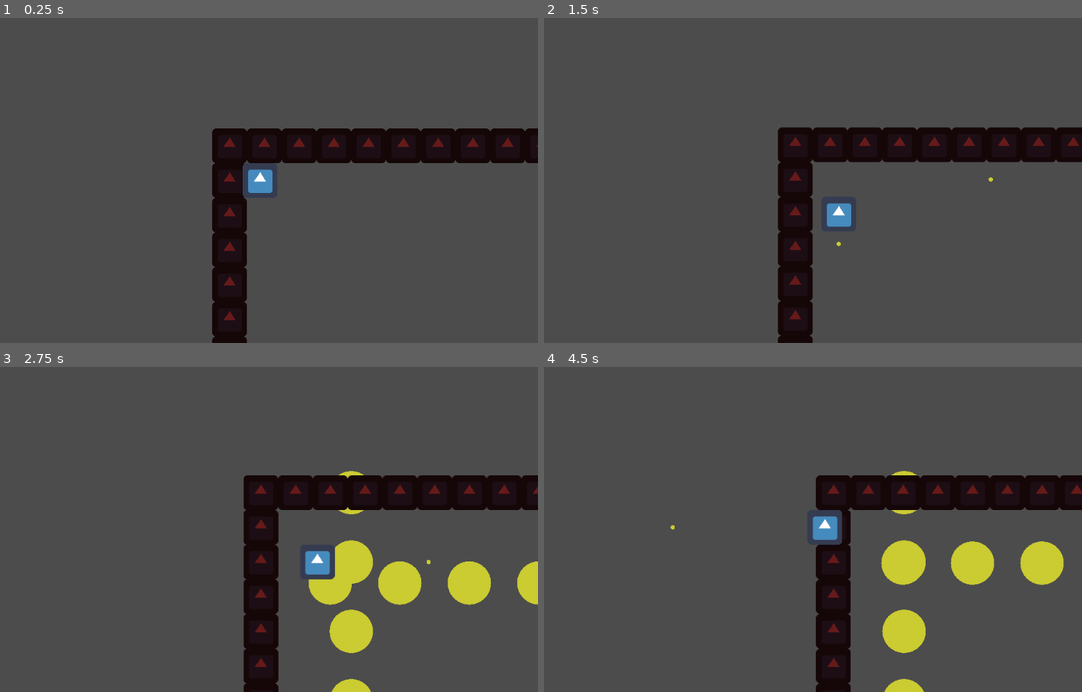
Above: before the commit, frames 1-4 (two rows, left to right).
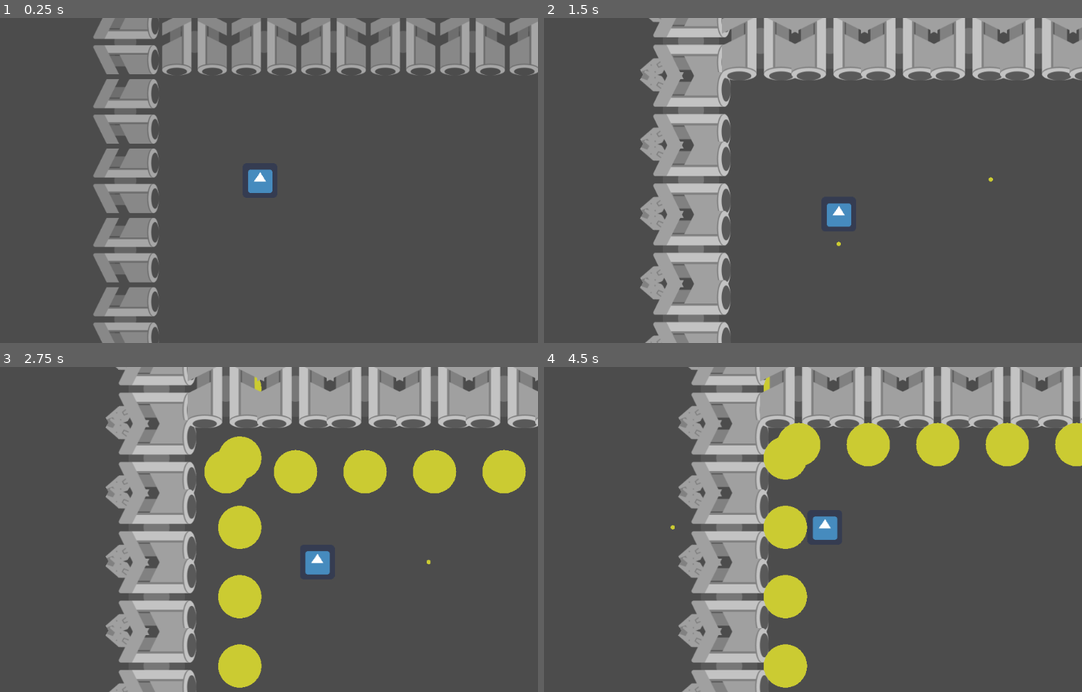
Above: after the commit, the same moments.

Repository: SubSage/RE-STICK-TED
Game: Godot game, scene res://Game.tscn
Two runs of this game, one before a commit and one after it. Both use one fixed random seed, a clock stepped at 60 frames per second and the inputs below. The engine's default icon, where the game draws it, is replaced by a stand-in: a white triangle on a blue panel in a dark square.
Inputs (mouse positions are in pixels of both pictures, inside the frame that each line leads up to):
- Up to frame 1 (0.25 s): no input
- Up to frame 2 (1.5 s): move the mouse to (925, 164) at 0.52 s; hold Right (ui_right) 0.53-1.28 s; move the mouse to (694, 196) at 1.27 s; hold Down (ui_down) from 1.28 s (still down)
- Up to frame 3 (2.75 s): move the mouse to (317, 458) at 2.02 s; release Down (ui_down) at 2.03 s; hold Right (ui_right) from 2.03 s (still down)
- Up to frame 4 (4.5 s): move the mouse to (775, 594) at 2.77 s; release Right (ui_right) at 2.78 s; hold Up (ui_up) 2.78-3.53 s; move the mouse to (969, 578) at 3.52 s; hold Left (ui_left) from 3.53 s (still down); move the mouse to (635, 480) at 4.27 s

The runs differ from the first frame. In frame 1, 28% of the frame differs, in the area x 17-100%, y 0-100%; in frame 2, 33%; in frame 3, 41%, in the area x 19-100%, y 0-100%; in frame 4, 41%.

Commit message:
Tweaked music file
Mostly general testing done to get desing paradigm down

Diff:
--- a/Game.tscn
+++ b/Game.tscn
@@ -2,13 +2,17 @@
 
 [ext_resource path="res://World.tscn" type="PackedScene" id=1]
 [ext_resource path="res://Player.tscn" type="PackedScene" id=2]
-[ext_resource path="res://assets/audio/GMTK 2018 industrial electro v1.wav" type="AudioStream" id=3]
+[ext_resource path="res://assets/audio/GMTK 2018 industrial electro v2.wav" type="AudioStream" id=3]
 
-[node name="Game" type="Node"]
+[node name="Game" type="Node" index="0"]
 
 [node name="World" parent="." index="0" instance=ExtResource( 1 )]
 
+t = 0
+
 [node name="Player" parent="." index="1" instance=ExtResource( 2 )]
+
+position = Vector2( 256, 256 )
 
 [node name="AudioStreamPlayer" type="AudioStreamPlayer" parent="." index="2"]
 
--- a/Panel.gd
+++ b/Panel.gd
@@ -2,13 +2,18 @@
 
 var Bullet = preload("res://Bullet.tscn")
 var direction = Vector2(0,0)
+var Turret = preload("res://Scenes/turretStandard.tscn")
 
 func _ready():
 	# Called when the node is added to the scene for the first time.
 	# Initialization here
+	var t = Turret.instance()
+	t.get_node("AnimationPlayer").play("spawned")
+	add_child(t)
 	pass
 
 func _physics_process(delta):
+	get_node("RayCast2D").cast_to=direction*1000
 	if get_node("RayCast2D").is_colliding():
 		var collider = get_node("RayCast2D").get_collider()
 		print(collider.name)
@@ -31,11 +36,10 @@
 func _on_Timer_timeout():
 	var b = Bullet.instance()
 	b.direction=direction
-	b.position=self.position
 	b.speed=200
 	b.size=40
-	b.get_node("Timer").wait_time=15
+	b.get_node("Timer").wait_time=2
 	$Timer.start()
 	add_child(b)
-	print("hello?")
+	get_node("turretStandard/AnimationPlayer").play("fire")
 	pass # replace with function body
--- a/Panel.tscn
+++ b/Panel.tscn
@@ -38,7 +38,7 @@
 [node name="Timer" type="Timer" parent="." index="2"]
 
 process_mode = 1
-wait_time = 1.92
+wait_time = 2.0
 one_shot = false
 autostart = true
 
--- a/Scenes/turretStandard.tscn
+++ b/Scenes/turretStandard.tscn
@@ -328,7 +328,9 @@
 "values": [ Vector2( 13, 0 ), Vector2( 13, 0 ), Vector2( 13, 0 ), Vector2( 36, 0 ) ]
 }
 
-[node name="turretStandard" type="Node" index="0"]
+[node name="turretStandard" type="Node2D"]
+
+_sections_unfolded = [ "Transform" ]
 
 [node name="REF" type="Sprite" parent="." index="0"]
 
@@ -337,7 +339,7 @@
 texture = ExtResource( 1 )
 _sections_unfolded = [ "Visibility" ]
 
-[node name="turret" type="Node" parent="." index="1"]
+[node name="turret" type="Node2D" parent="." index="1"]
 
 [node name="turretContainer" type="Sprite" parent="turret" index="0"]
 
--- a/World.gd
+++ b/World.gd
@@ -1,8 +1,8 @@
 extends Node2D
 
-var grid_size = Vector2(32,16)
-var cell_size = 64
-var t=0
+var grid_size = Vector2(16,24)
+var cell_size = 128
+export var t=0
 var Panels = preload("res://Panel.tscn")
 
 func _ready():
@@ -15,19 +15,23 @@
 				p.position.y=panels2 * cell_size
 				if panels == grid_size.x-1:
 					p.direction=Vector2(-1,0)
+					add_child(p)
+					p.get_node("turretStandard").rotate(deg2rad(180))
 				else:
 					p.direction=Vector2(1,0)
-				add_child(p)
+					add_child(p)
 		else:
 			var p = Panels.instance()
 			p.position.x=panels * cell_size
 			p.direction=Vector2(0,1)
 			add_child(p)
+			p.get_node("turretStandard").rotate(deg2rad(90))
 			var p2 = Panels.instance()
 			p2.position.x=panels * cell_size
 			p2.position.y=(grid_size.y - 1) * cell_size
 			p2.direction=Vector2(0,-1)
 			add_child(p2)
+			p2.get_node("turretStandard").rotate(deg2rad(270))
 
 #	move_child(p,0)
 #	add_child_below_node(p)
--- a/World.tscn
+++ b/World.tscn
@@ -2,9 +2,9 @@
 
 [ext_resource path="res://World.gd" type="Script" id=1]
 
-[node name="World" type="Node2D" index="0"]
+[node name="World" type="Node2D"]
 
 script = ExtResource( 1 )
-_sections_unfolded = [ "Material", "Pause", "Transform", "Visibility", "Z Index" ]
+t = 234
 
 [node name="panels" type="Node" parent="." index="0"]
Not shown, added: assets/audio/GMTK 2018 industrial electro v2.wav.import
Not shown, added: assets/audio/GMTK 2018 industrial electro v2.wav
